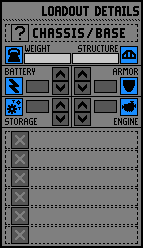
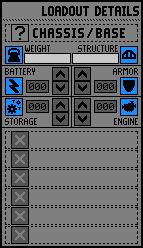
Layers edited between the first and the second 143 x 248 image:
painted on "Background" over [29, 83, 114, 110]
